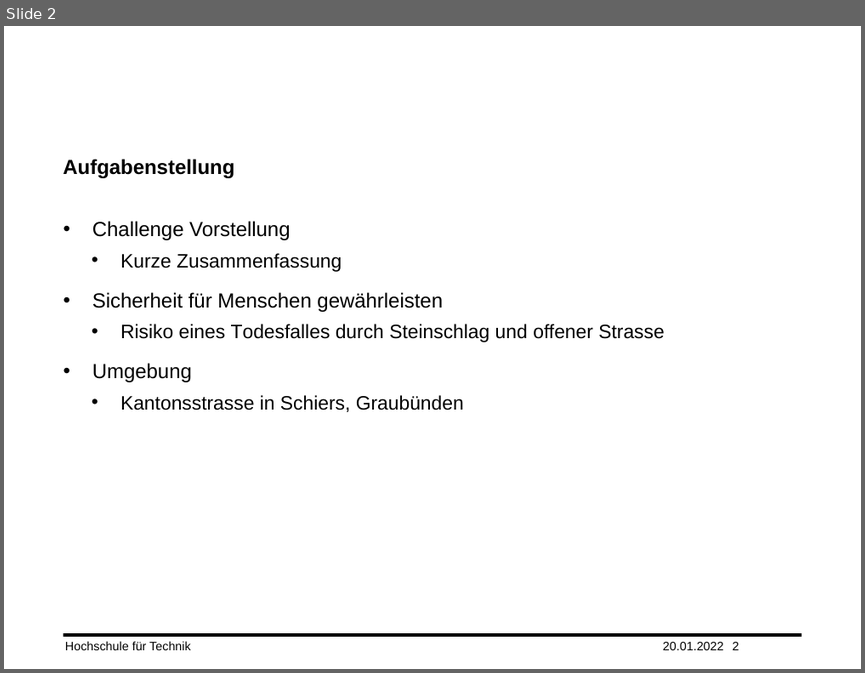
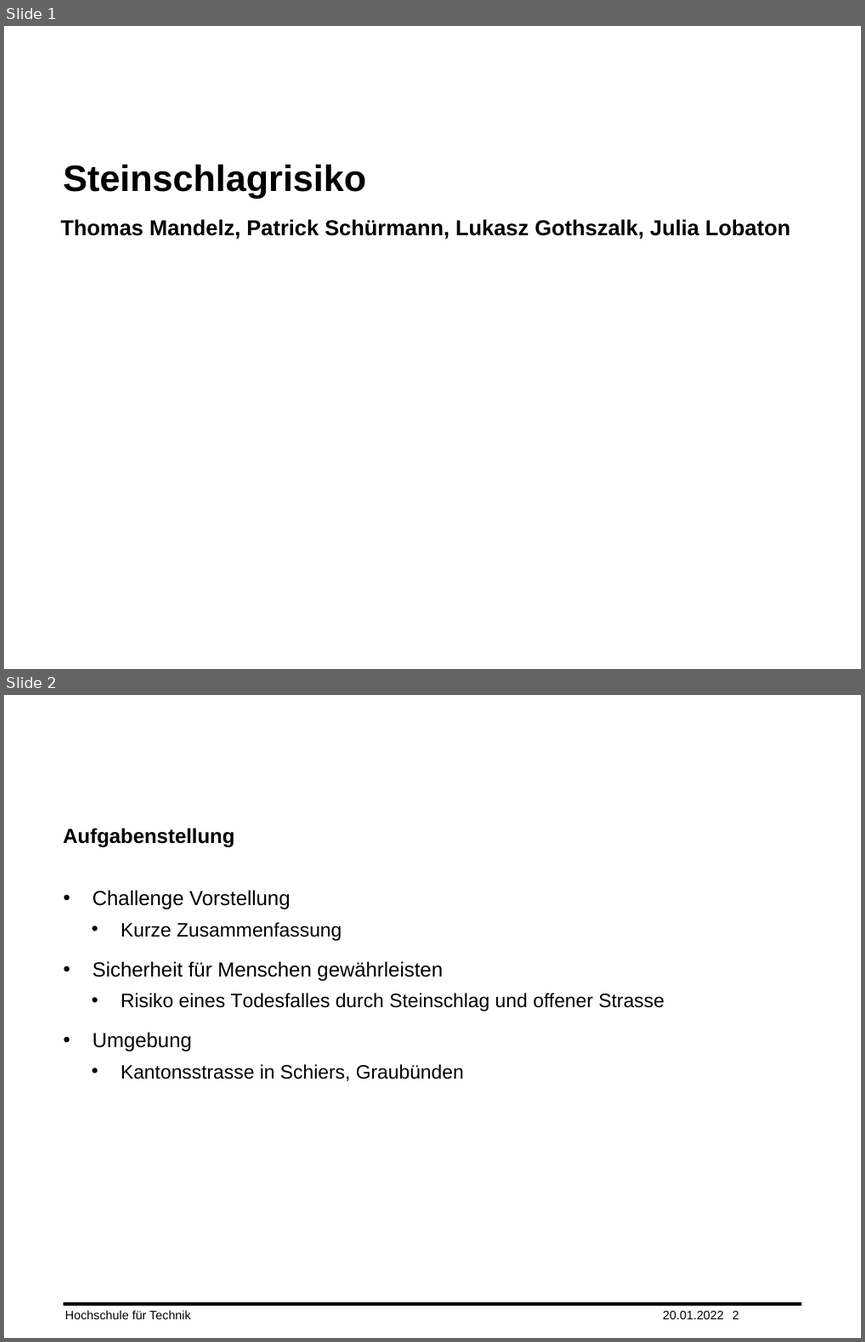
Before and after one commit to tmandelz/Steinschlag-Wahrscheinlichkeit, a slide deck: Präsentation/Vorgehen.pptx. Shown one above the other, each under a label of ours: slide 2 before the commit, slides 1 and 2 after it. The pictures are 865x673 and 865x1342 pixels, drawn with LibreOffice and Linux fonts; fonts in the diff are those of the drawing; background and template pictures are left out. Boxes give left, top, right and bottom in pixels: in the first picture for what was removed or moved away, otherwise in the second. Text is boxed around its words. In the diff, an @@ line names an element or a change of style, - is before the commit and + after.

Commit message:
teil julia hinzugefügt

```diff
--- a/Präsentation/Vorgehen.pptx
+++ b/Präsentation/Vorgehen.pptx
@@ slide 1 added at (4, 26, 861, 669), background #FFFFFF @@
@@ title added at (63, 164, 366, 198), 33.9 pt, text #000000, bold @@
+Steinschlagrisiko
@@ subtitle added at (61, 219, 790, 238), 20 pt, text #000000, bold @@
+Thomas Mandelz, Patrick Schürmann, Lukasz Gothszalk, Julia Lobaton
```
Also in this commit, not shown: 5 other slides added, 1 slide removed.
